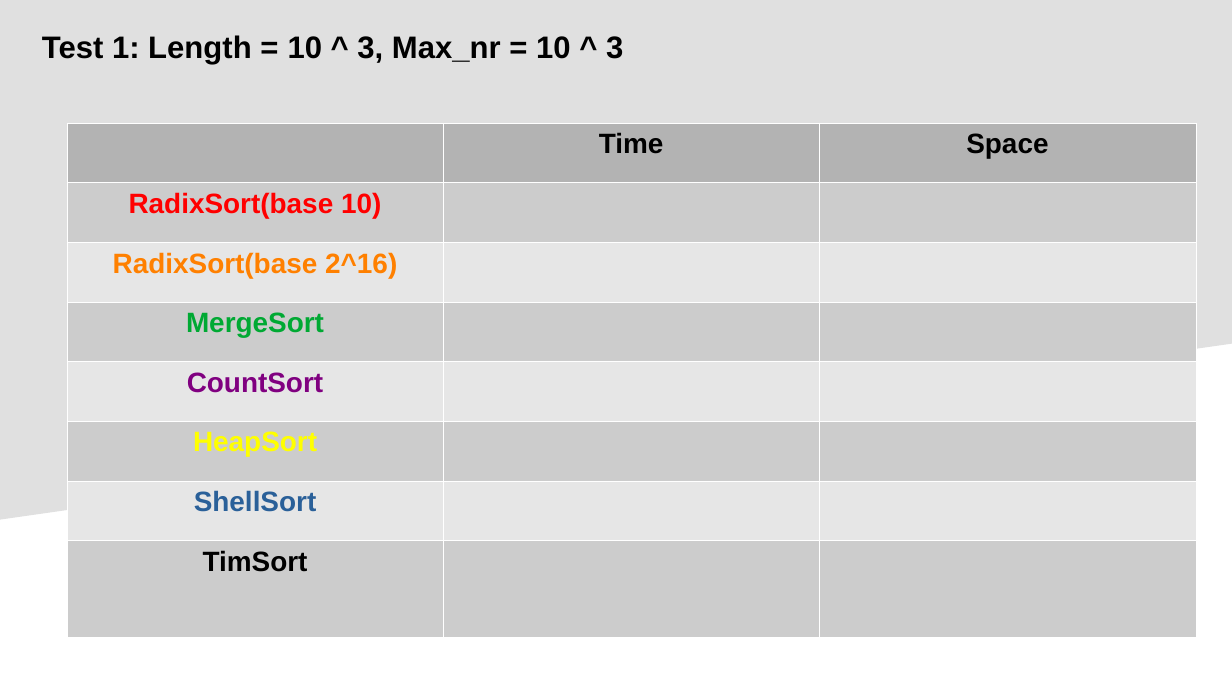
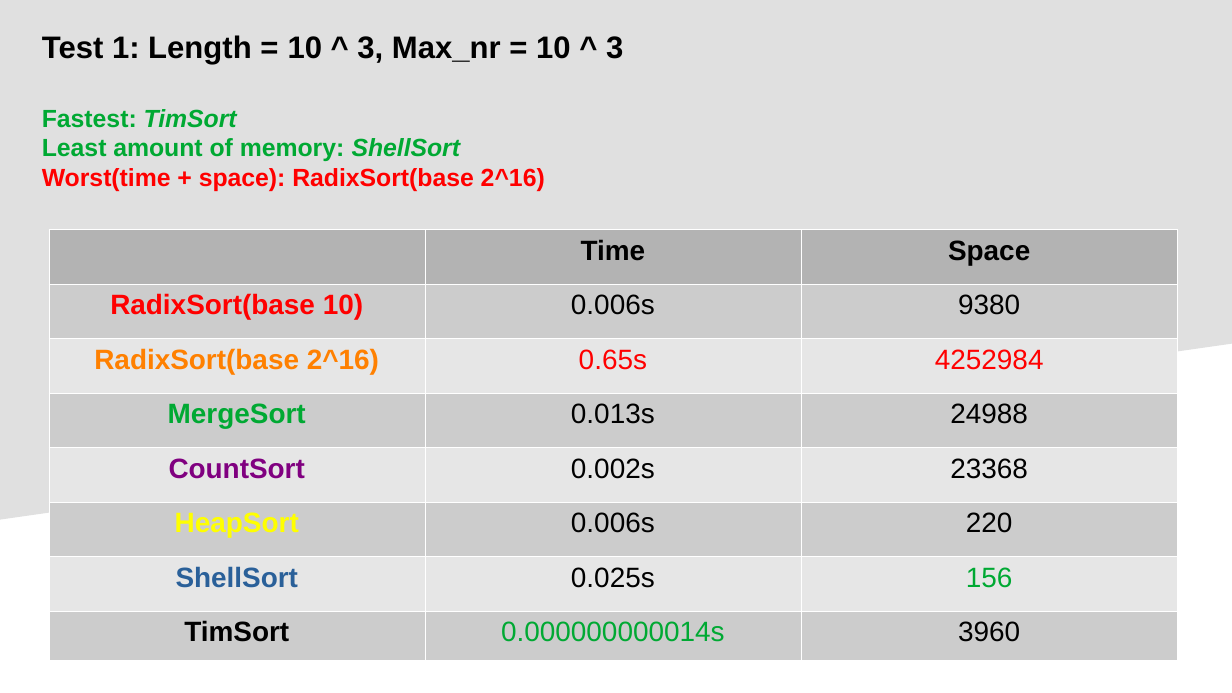
Before and after one commit to VictorE076/Data-Structures, a slide deck: slide 3 of Sorting Algorithms Project.odp. Drawn at 1232x693 pixels with LibreOffice and Linux fonts; fonts in the diff are those of the drawing. Boxes give left, top, right and bottom in pixels: in the first picture for what was removed or moved away, otherwise in the second. Text is boxed around its words. In the diff, an @@ line names an element or a change of style, - is before the commit and + after.

```diff
--- a/Sorting Algorithms Project.odp
+++ b/Sorting Algorithms Project.odp
@@ text at (42, 109, 545, 191): paragraphs added @@
+Fastest: TimSort
+Least amount of memory: ShellSort
+Worst(time + space): RadixSort(base 2^16)
@@ table at (49, 229, 1179, 660) @@
-row 2, column 2: 
+row 2, column 2: 0.006s
-row 2, column 3: 
+row 2, column 3: 9380
-row 3, column 2: 
+row 3, column 2: 0.65s
-row 3, column 3: 
+row 3, column 3: 4252984
-row 4, column 2: 
+row 4, column 2: 0.013s
-row 4, column 3: 
+row 4, column 3: 24988
-row 5, column 2: 
+row 5, column 2: 0.002s
-row 5, column 3: 
+row 5, column 3: 23368
-row 6, column 2: 
+row 6, column 2: 0.006s
-row 6, column 3: 
+row 6, column 3: 220
-row 7, column 2: 
+row 7, column 2: 0.025s
-row 7, column 3: 
+row 7, column 3: 156
-row 8, column 2: 
+row 8, column 2: 0.000000000014s
-row 8, column 3: 
+row 8, column 3: 3960
@@ table: place and size @@
-table at (67, 123, 1197, 637)
+table at (49, 229, 1179, 660)
```
Also in this commit, not shown: 6 slides added, 1 other file.
